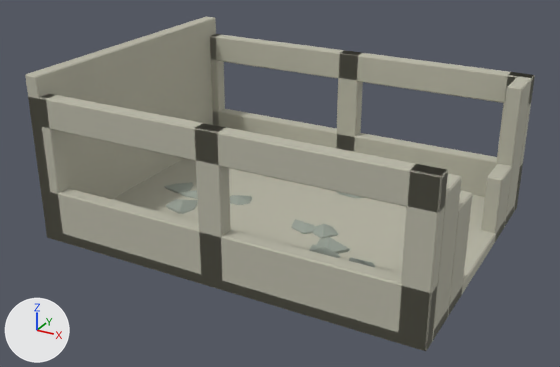
What one commit did to the glTF model examples/open_world_shooter/assets/house_ruin.glb.
The view is the same before and after, from a camera (50 mm lens) standing at (6.86, -12.95, 7.39) and looking at (-0.07, -0.36, 1.1). The lights are fixed; the arrows at lower left show +X, +Y and +Z. The older version comes first. Vertices at exactly the same position are counted once.

The first picture shows 'house_ruin'.
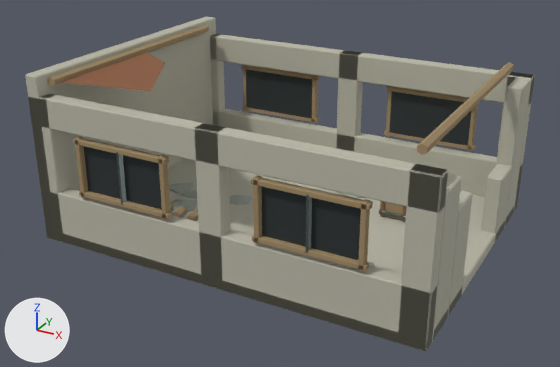
Diff of the bpy script that builds the scene:
```diff
--- a/examples/open_world_shooter/assets/house_ruin.glb.py
+++ b/examples/open_world_shooter/assets/house_ruin.glb.py
@@ me_cube_001 @@
-me_cube_001.from_pydata(...)  # 510 vertices, 966 faces; spans x -4.0..4.0, y -3.0..3.0, z 0.0..3.48
+me_cube_001.from_pydata(...)  # 1338 vertices, 2464 faces; spans x -4.0..4.0, y -3.04..3.04, z 0.0..3.48
+# me_cube_001 part 1: a new loose piece, a box spanning x -2.85..-0.95, y -2.923..-2.898, z 1.305..2.355, in mat_black (dark grey #2c3335)
+# me_cube_001 part 2: a new loose piece, a box spanning x 0.95..2.85, y -2.923..-2.898, z 1.305..2.355, in mat_black (dark grey #2c3335)
+# me_cube_001 part 3: a new loose piece, a box spanning x -2.85..-0.95, y 2.898..2.923, z 1.305..2.355, in mat_black (dark grey #2c3335)
+# me_cube_001 part 4: a new loose piece, a box spanning x 0.95..2.85, y 2.898..2.923, z 1.305..2.355, in mat_black (dark grey #2c3335)
+# me_cube_001 part 5: the loose piece of 24 vertices spanning x -0.25..0.25, y -3.0..-2.7, z 0.08..3.08 is copied, and the copy is scaled about its middle by (0.181, 0.465, 0.396), then moved by (-2.85, -0.12, 0.25), in mat_wood (brown #a08965); it spans x -2.9..-2.8, y -3.03..-2.89, z 1.23..2.42
+# me_cube_001 part 6: the loose piece of 24 vertices spanning x -0.25..0.25, y -3.0..-2.7, z 0.08..3.08 is copied, and the copy is scaled about its middle by (0.181, 0.465, 0.396), then moved by (-0.95, -0.12, 0.25), in mat_wood (brown #a08965); it spans x -1.0..-0.9, y -3.03..-2.89, z 1.23..2.42
+# me_cube_001 part 7: the loose piece of 24 vertices spanning x -0.25..0.25, y -3.0..-2.7, z 0.08..3.08 is copied, and the copy is scaled about its middle by (0.181, 0.465, 0.396), then moved by (0.95, -0.12, 0.25), in mat_wood (brown #a08965); it spans x 0.9..1.0, y -3.03..-2.89, z 1.23..2.42
+# me_cube_001 part 8: the loose piece of 24 vertices spanning x -0.25..0.25, y -3.0..-2.7, z 0.08..3.08 is copied, and the copy is scaled about its middle by (0.181, 0.465, 0.396), then moved by (2.85, -0.12, 0.25), in mat_wood (brown #a08965); it spans x 2.8..2.9, y -3.03..-2.89, z 1.23..2.42
+# me_cube_001 part 9: the loose piece of 24 vertices spanning x -0.25..0.25, y 2.7..3.0, z 0.08..3.08 is copied, and the copy is scaled about its middle by (-0.181, -0.465, 0.396), then moved by (-0.95, 0.12, 0.25), in mat_wood (brown #a08965); it spans x -1.0..-0.9, y 2.89..3.03, z 1.23..2.42
+# me_cube_001 part 10: the loose piece of 24 vertices spanning x -0.25..0.25, y 2.7..3.0, z 0.08..3.08 is copied, and the copy is scaled about its middle by (-0.181, -0.465, 0.396), then moved by (-2.85, 0.12, 0.25), in mat_wood (brown #a08965); it spans x -2.9..-2.8, y 2.89..3.03, z 1.23..2.42
+# me_cube_001 part 11: the loose piece of 24 vertices spanning x -0.25..0.25, y 2.7..3.0, z 0.08..3.08 is copied, and the copy is scaled about its middle by (-0.181, -0.465, 0.396), then moved by (2.85, 0.12, 0.25), in mat_wood (brown #a08965); it spans x 2.8..2.9, y 2.89..3.03, z 1.23..2.42
+# me_cube_001 part 12: the loose piece of 24 vertices spanning x -0.25..0.25, y 2.7..3.0, z 0.08..3.08 is copied, and the copy is scaled about its middle by (-0.181, -0.465, 0.396), then moved by (0.95, 0.12, 0.25), in mat_wood (brown #a08965); it spans x 0.9..1.0, y 2.89..3.03, z 1.23..2.42
+# me_cube_001 part 13: a new loose piece, a 6-sided cylinder along y spanning x -3.68..-3.52, y -2.75..2.4, z 3.24..3.42, in mat_wood (brown #a08965)
+# me_cube_001 part 14: a new loose piece, a 6-sided cylinder along y spanning x 3.52..3.68, y -2.75..2.4, z 3.24..3.42, in mat_wood (brown #a08965)
+# me_cube_001 part 15: the loose piece of 24 vertices spanning x -0.25..0.25, y -3.0..-2.7, z 0.08..3.08 is copied, and the copy is scaled about its middle by (0.0824, 0.423, 0.352), then moved by (-1.9, -0.13, 0.25), in mat_metal (dark grey #616c6c); it spans x -1.92..-1.88, y -3.04..-2.92, z 1.3..2.35
+# me_cube_001 part 16: the loose piece of 24 vertices spanning x -0.25..0.25, y -3.0..-2.7, z 0.08..3.08 is copied, and the copy is scaled about its middle by (0.0824, 0.423, 0.352), then moved by (1.9, -0.13, 0.25), in mat_metal (dark grey #616c6c); it spans x 1.88..1.92, y -3.04..-2.92, z 1.3..2.35
+# me_cube_001 part 17: the loose piece of 24 vertices spanning x -4.0..4.0, y -3.0..3.0, z 0.08..0.32 is copied, and the copy is scaled about its middle by (0.0772, 0.00749, 0.287), then moved by (2.0, 0.69, 0.23), in mat_metal (dark grey #616c6c); it spans x 1.69..2.31, y 0.67..0.71, z 0.4..0.46
+# me_cube_001 part 18: the loose piece of 24 vertices spanning x -0.25..0.25, y -3.0..-2.7, z 0.08..3.08 is copied, and the copy is scaled about its middle by (0.139, 0.149, 0.214), then moved by (1.77, 3.55, -0.93), in mat_bark (brown #7e6148); it spans x 1.74..1.8, y 0.68..0.72, z 0.33..0.97
+# me_cube_001 part 19: the loose piece of 24 vertices spanning x -0.25..0.25, y -3.0..-2.7, z 0.08..3.08 is copied, and the copy is scaled about its middle by (0.139, 0.149, 0.214), then moved by (2.23, 3.55, -0.93), in mat_bark (brown #7e6148); it spans x 2.19..2.27, y 0.68..0.72, z 0.33..0.97
+# me_cube_001 part 20: 388 vertices added at x -3.7..2.94, y -3.03..3.04, z 0.33..3.43
+# other edits to the shape of me_cube_001 do not show in these pictures
 me_cube_001.materials.append(mat_concrete)
 me_cube_001.materials.append(mat_stone)
+me_cube_001.materials.append(mat_black)  # dark grey #2c3335
+me_cube_001.materials.append(mat_wood)  # brown #a08965
+me_cube_001.materials.append(mat_metal)  # dark grey #616c6c
+me_cube_001.materials.append(mat_rust)  # brown #956548
+me_cube_001.materials.append(mat_bark)  # brown #7e6148
```

Location of each change, (x1, y1, x2, y2) in pixels of the pictures (560 x 367 px):
part 1 of me_cube_001, added
    after: (84, 147, 162, 210)
part 2 of me_cube_001, added
    after: (261, 186, 361, 260)
part 3 of me_cube_001, added
    after: (246, 70, 312, 119)
part 4 of me_cube_001, added
    after: (389, 91, 471, 146)
part 5 of me_cube_001, added (brown)
    after: (75, 137, 88, 198)
part 6 of me_cube_001, added (brown)
    after: (158, 155, 170, 220)
part 7 of me_cube_001, added (brown)
    after: (253, 176, 262, 244)
part 8 of me_cube_001, added (brown)
    after: (358, 199, 370, 271)
part 9 of me_cube_001, added
    after: (312, 75, 318, 123)
part 10 of me_cube_001, added
    after: (243, 65, 247, 111)
part 11 of me_cube_001, added
    after: (467, 105, 478, 151)
part 12 of me_cube_001, added
    after: (386, 86, 392, 137)
part 13 of me_cube_001, added
    after: (48, 25, 209, 86)
part 14 of me_cube_001, added (brown)
    after: (417, 63, 514, 155)
part 15 of me_cube_001, added
    after: (116, 152, 127, 205)
part 16 of me_cube_001, added
    after: (305, 194, 312, 254)
part 17 of me_cube_001, added
    after: (379, 210, 406, 220)
part 18 of me_cube_001, added
    after: (381, 202, 385, 217)
part 19 of me_cube_001, added
    after: (402, 206, 406, 222)
part 20 of me_cube_001, added
    after: (62, 53, 480, 271)
